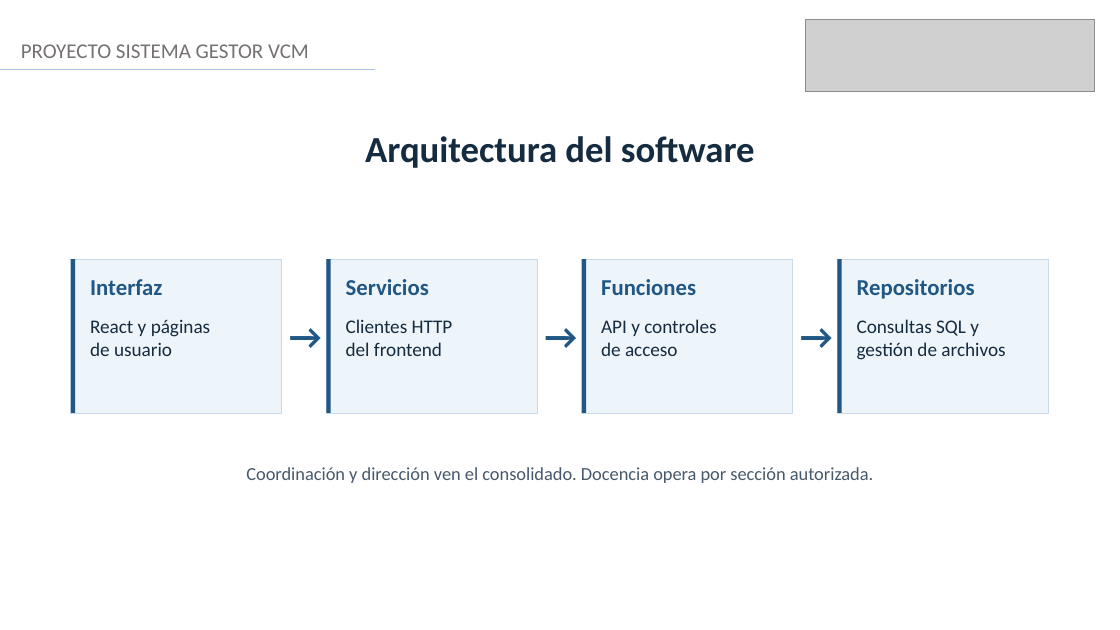
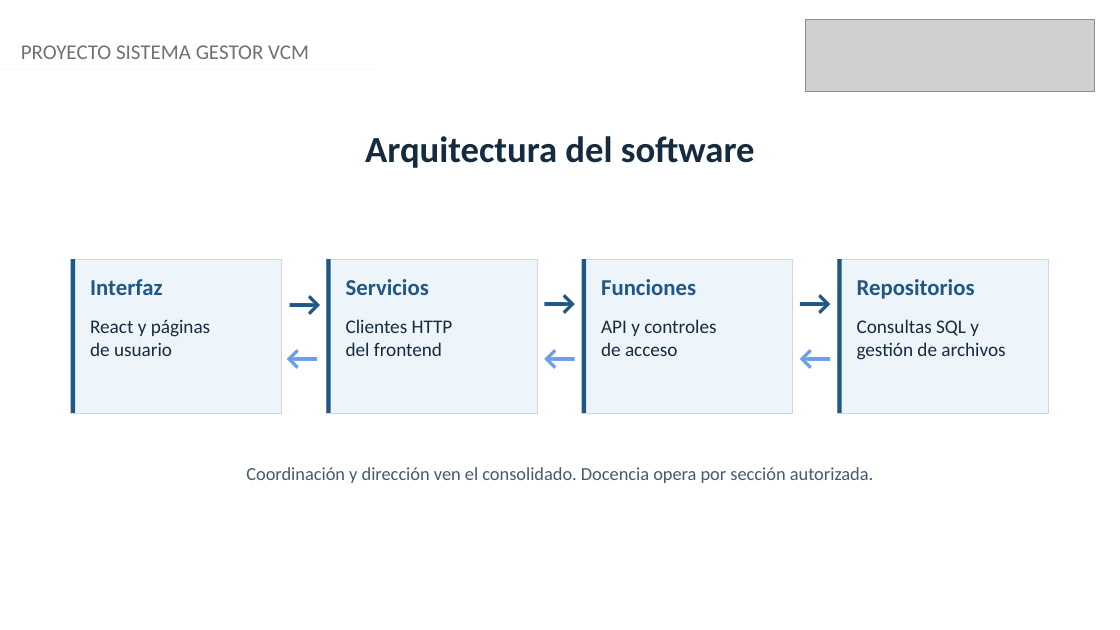
Before and after one commit to chiolinski/APT122-Sistema-Gestor-VCM, a slide deck: slide 8 of Fase 2/Evidencias Grupales/APT122_Presentacion_Final_Proyecto_VCM.pptx. Drawn at 1120x630 pixels with LibreOffice and Linux fonts; fonts in the diff are those of the drawing; grey boxes stand for pictures. Boxes give left, top, right and bottom in pixels: in the first picture for what was removed or moved away, otherwise in the second. Text is boxed around its words. In the diff, an @@ line names an element or a change of style, - is before the commit and + after.

```diff
--- a/Fase 2/Evidencias Grupales/APT122_Presentacion_Final_Proyecto_VCM.pptx
+++ b/Fase 2/Evidencias Grupales/APT122_Presentacion_Final_Proyecto_VCM.pptx
@@ text "PROYECTO SISTEMA GESTOR VCM" at (21, 45, 309, 59): text colour #767171 to #757070 @@
@@ line (0, 70) - (376, 70): stroke #ABC0E4 1.25 pt to #F5F7FC 1.25 pt @@
@@ text added at (281, 273, 327, 334), 30.8 pt, text #205785, bold @@
+→
@@ text "→": place and size @@
-text "→" at (539, 313, 584, 360)
+text "→" at (537, 280, 582, 326)
@@ text "→": place and size @@
-text "→" at (794, 313, 839, 360)
+text "→" at (792, 280, 838, 326)
@@ text "→": place and size @@
-text "→" at (282, 313, 328, 360)
+text "→" at (281, 333, 327, 393)
@@ text "→" at (281, 333, 327, 393): text colour #205785 to #6D9EEB; rotation 0 to 180 degrees @@
@@ text added at (531, 333, 588, 393), 30.8 pt, text #6D9EEB, bold @@
+→
@@ text added at (786, 333, 844, 393), 30.8 pt, text #6D9EEB, bold @@
+→
```
Also in this commit, not shown: 7 other slides changed, 9 slides added, 8 slides removed.
